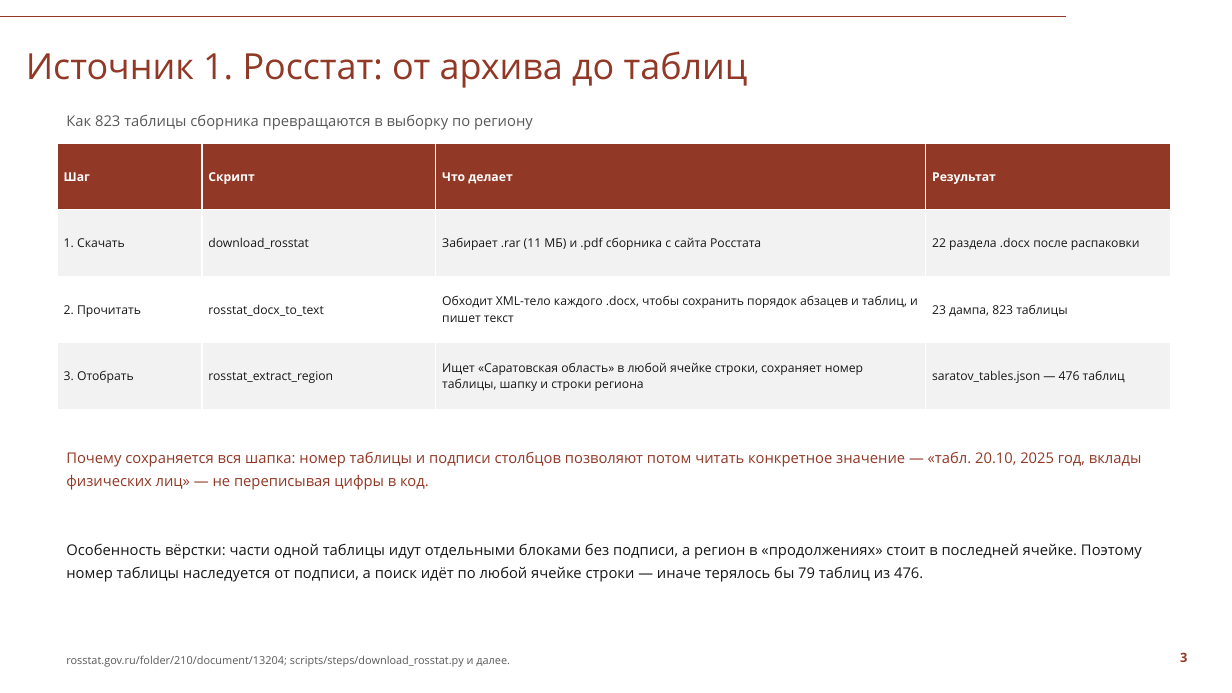
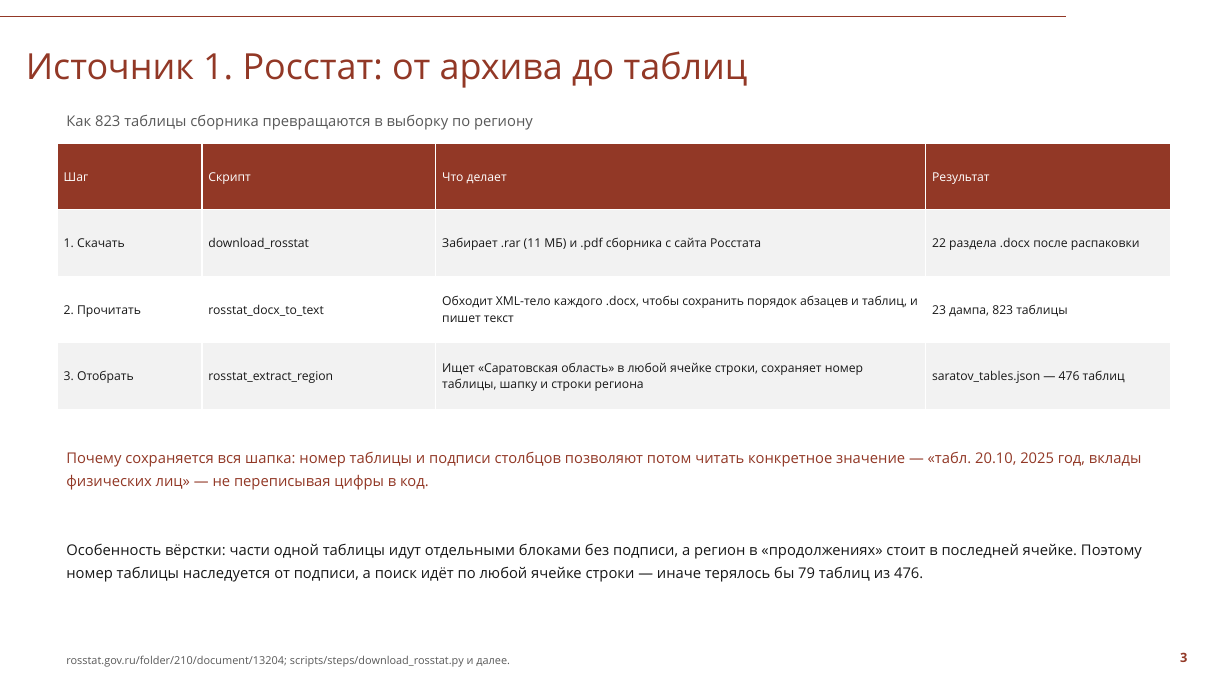
Before and after one commit to Seabas1/Analysis-of-regions, a slide deck: slide 3 of Саратовская_область_презентация_СПбГУ.pptx. Drawn at 1232x693 pixels with LibreOffice and Linux fonts; fonts in the diff are those of the drawing; background and template pictures are left out. Boxes give left, top, right and bottom in pixels: in the first picture for what was removed or moved away, otherwise in the second. Text is boxed around its words. In the diff, an @@ line names an element or a change of style, - is before the commit and + after.

Commit message:
Таблицы: убрано жирное начертание во всех 12 таблицах
Шапка по-прежнему выделяется фирменным цветом, но без жирного —
данные и подписи во всех таблицах одинаковы по начертанию

```diff
--- a/Саратовская_область_презентация_СПбГУ.pptx
+++ b/Саратовская_область_презентация_СПбГУ.pptx
@@ table at <box>57,143,1171,409</box> @@
@@ bold off in "Шаг", "Скрипт", "Что делает", "Результат" @@
```
Also in this commit, not shown: 9 other slides changed, 2 other files.
